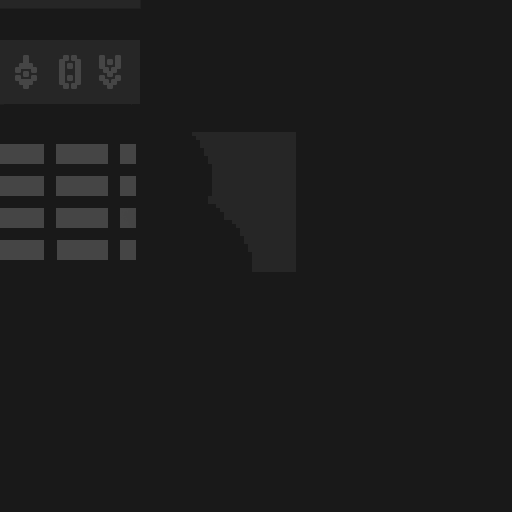
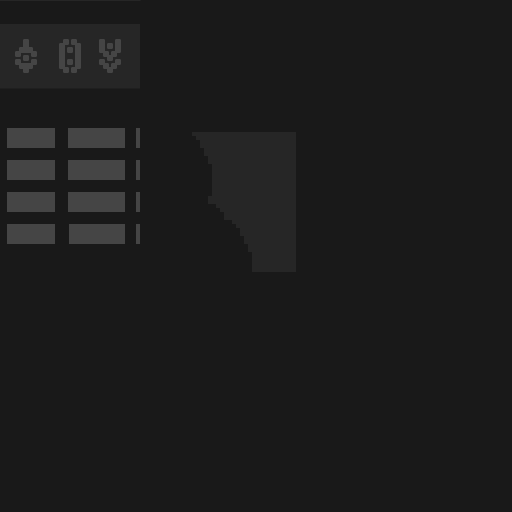
The second 512 × 512 image is a revision of the first. Changes to its layers:
painted on "Layer 15" over [left=0, top=24, right=140, bottom=104]
painted on "Layer 14" over [left=0, top=1, right=141, bottom=260]
hid "Layer 12" over [left=0, top=1, right=141, bottom=260]
